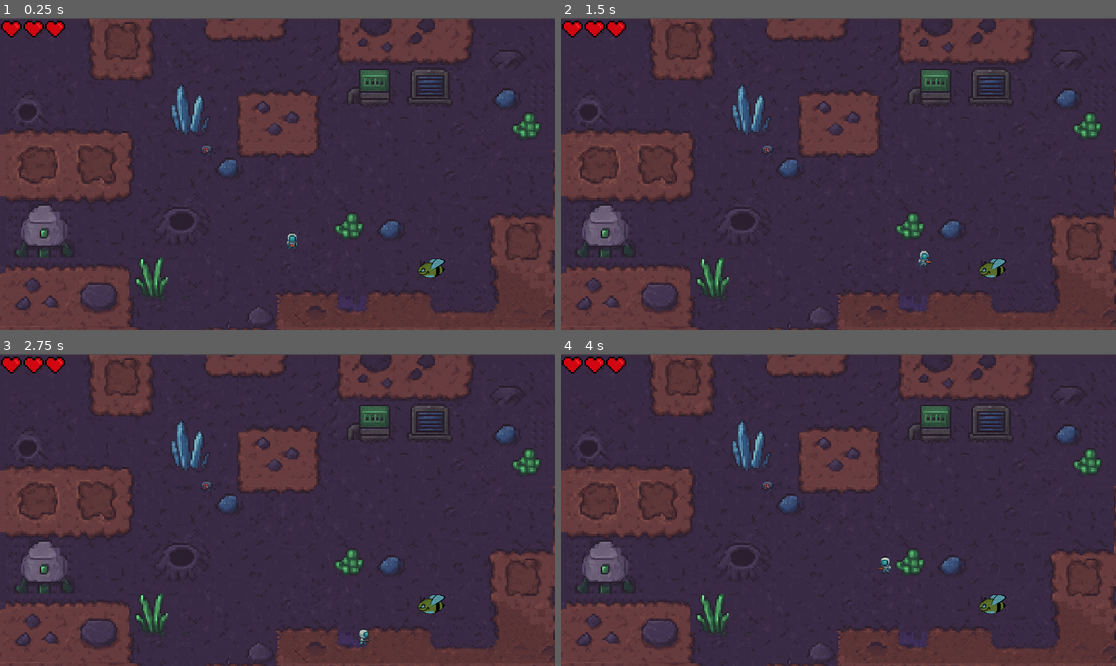
Above: before the commit, frames 1-4 (two rows, left to right).
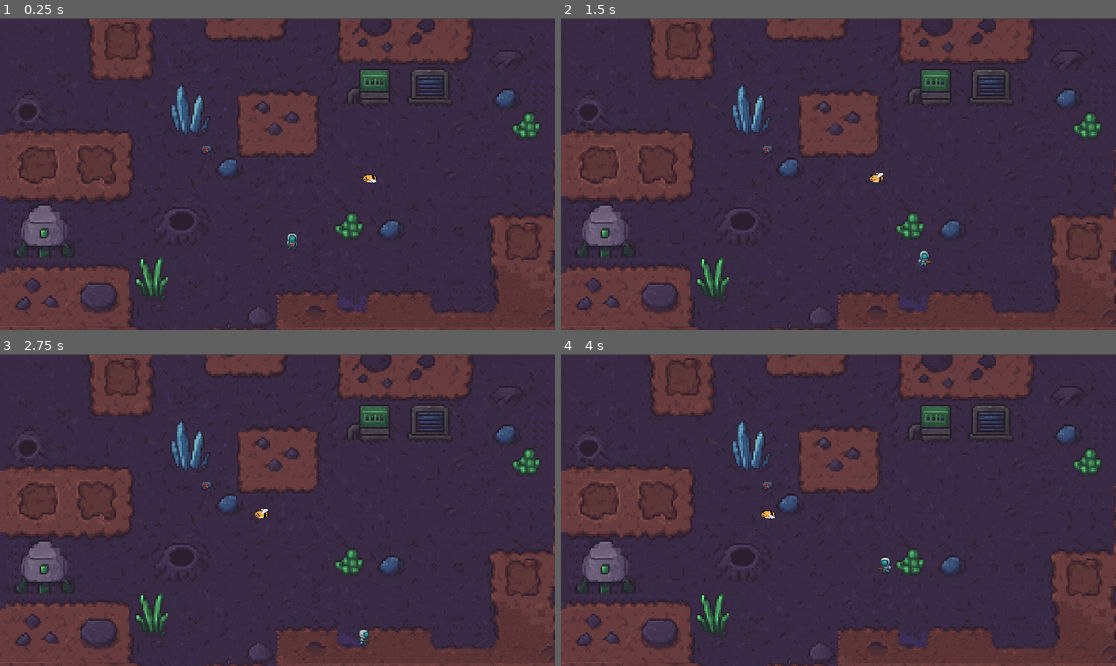
Above: after the commit, the same moments.

Repository: omid1313/13dt-top-down-game-project-
Game: Godot game, scene res://Mainscene.tscn
Same seed, same stepped clock (60 frames per second), same inputs: the game is played once before the commit and once after it.
Inputs:
- Up to frame 1 (0.25 s): no input
- Up to frame 2 (1.5 s): hold Right (right) 0.53-1.28 s; hold Down (down) from 1.28 s (still down)
- Up to frame 3 (2.75 s): release Down (down) at 2.03 s; hold Right (right) from 2.03 s (still down)
- Up to frame 4 (4 s): release Right (right) at 2.78 s; hold Up (up) 2.78-3.53 s; hold Left (left) from 3.53 s (still down)

The runs differ from the first frame. In frame 1, 0.7% of the frame differs, in the area x 0-81%, y 0-84%; in frame 2, 0.7%; in frame 3, 0.7%; in frame 4, 0.7%.

Commit message:
Development 5.0

Diff:
--- /dev/null
+++ b/Angry-bee.tscn
@@ -0,0 +1,65 @@
+[gd_scene load_steps=11 format=3 uid="uid://cdmjlpygikndp"]
+
+[ext_resource type="Texture2D" uid="uid://dxpvebijdc70p" path="res://Angry bee/1.png" id="1_5klv1"]
+[ext_resource type="Script" path="res://angry_bee.gd" id="1_ikjxy"]
+[ext_resource type="Texture2D" uid="uid://b2aov814sfo4c" path="res://Angry bee/2.png" id="2_fbfau"]
+[ext_resource type="Texture2D" uid="uid://d3wl4xeqw0xi1" path="res://Angry bee/3.png" id="3_658b6"]
+[ext_resource type="Texture2D" uid="uid://bknsqihwyaxw5" path="res://Angry bee/4.png" id="4_7p7gf"]
+[ext_resource type="Texture2D" uid="uid://bp2gwcecd1kf3" path="res://Angry bee/5.png" id="5_bu7ty"]
+[ext_resource type="Texture2D" uid="uid://dpmy82avqxhxr" path="res://Angry bee/6.png" id="6_xab4y"]
+
+[sub_resource type="RectangleShape2D" id="RectangleShape2D_l8p2r"]
+size = Vector2(28.5, 19)
+
+[sub_resource type="SpriteFrames" id="SpriteFrames_rr4bj"]
+animations = [{
+"frames": [{
+"duration": 1.0,
+"texture": ExtResource("4_7p7gf")
+}, {
+"duration": 1.0,
+"texture": ExtResource("5_bu7ty")
+}, {
+"duration": 1.0,
+"texture": ExtResource("2_fbfau")
+}, {
+"duration": 1.0,
+"texture": ExtResource("3_658b6")
+}, {
+"duration": 1.0,
+"texture": ExtResource("6_xab4y")
+}, {
+"duration": 1.0,
+"texture": ExtResource("1_5klv1")
+}],
+"loop": true,
+"name": &"default",
+"speed": 2.0
+}]
+
+[sub_resource type="RectangleShape2D" id="RectangleShape2D_v7qrp"]
+size = Vector2(28, 18)
+
+[node name="Angry bee" type="CharacterBody2D"]
+position = Vector2(278, 106)
+script = ExtResource("1_ikjxy")
+
+[node name="Area2D" type="Area2D" parent="."]
+position = Vector2(6, 3)
+
+[node name="CollisionShape2D" type="CollisionShape2D" parent="Area2D"]
+position = Vector2(-1, 1)
+shape = SubResource("RectangleShape2D_l8p2r")
+
+[node name="AnimatedSprite2D" type="AnimatedSprite2D" parent="."]
+position = Vector2(6, 3)
+scale = Vector2(0.0723684, 0.0695652)
+sprite_frames = SubResource("SpriteFrames_rr4bj")
+autoplay = "default"
+speed_scale = 5.0
+
+[node name="CollisionShape2D" type="CollisionShape2D" parent="."]
+position = Vector2(4, 4)
+shape = SubResource("RectangleShape2D_v7qrp")
+
+[connection signal="body_entered" from="Area2D" to="." method="_on_body_die_entered"]
--- a/Mainmenju.gd
+++ b/Mainmenju.gd
@@ -1,13 +1,13 @@
 extends Control
 
 
-func _on_button_pressed() -> void:
+func _on_Start_pressed() -> void:
 	get_tree().change_scene_to_file("res://Mainscene.tscn")
 
 
-func _on_button_2_pressed() -> void:
+func _on_Exit_pressed() -> void:
 	get_tree().quit()
 
 
-func _on_button_3_pressed() -> void:
+func _on_Options_pressed() -> void:
 	pass # Replace with function body.
--- a/Mainmenu.tscn
+++ b/Mainmenu.tscn
@@ -36,12 +36,12 @@
 theme_override_styles/panel = SubResource("StyleBoxTexture_dpwax")
 
 [node name="Button" type="Button" parent="Panel"]
-self_modulate = Color(0.1152, 0.72, 0.64944, 1)
+self_modulate = Color(0.207, 0.49575, 0.9, 1)
 layout_mode = 0
-offset_left = 457.0
-offset_top = 221.0
-offset_right = 694.0
-offset_bottom = 303.0
+offset_left = 433.0
+offset_top = 200.0
+offset_right = 727.0
+offset_bottom = 302.0
 theme_override_colors/font_hover_color = Color(0, 0, 0, 1)
 theme_override_colors/font_pressed_color = Color(0, 0, 0, 1)
 theme_override_colors/font_focus_color = Color(0, 0, 0, 1)
@@ -54,12 +54,12 @@
 text = "START GAME"
 
 [node name="Button3" type="Button" parent="Panel"]
-self_modulate = Color(0.1152, 0.72, 0.64944, 1)
+self_modulate = Color(0.207843, 0.494118, 0.901961, 1)
 layout_mode = 0
-offset_left = 460.0
-offset_top = 405.0
-offset_right = 697.0
-offset_bottom = 487.0
+offset_left = 436.0
+offset_top = 429.0
+offset_right = 727.0
+offset_bottom = 523.0
 theme_override_colors/font_hover_color = Color(0, 0, 0, 1)
 theme_override_colors/font_pressed_color = Color(0, 0, 0, 1)
 theme_override_colors/font_focus_color = Color(0, 0, 0, 1)
@@ -72,12 +72,12 @@
 text = "EXIT"
 
 [node name="Button2" type="Button" parent="Panel"]
-self_modulate = Color(0.1152, 0.72, 0.64944, 1)
+self_modulate = Color(0.207843, 0.494118, 0.901961, 1)
 layout_mode = 0
-offset_left = 460.0
-offset_top = 313.0
-offset_right = 697.0
-offset_bottom = 395.0
+offset_left = 435.0
+offset_top = 316.0
+offset_right = 726.0
+offset_bottom = 415.0
 theme_override_colors/font_hover_color = Color(0, 0, 0, 1)
 theme_override_colors/font_pressed_color = Color(0, 0, 0, 1)
 theme_override_colors/font_focus_color = Color(0, 0, 0, 1)
@@ -91,10 +91,10 @@
 
 [node name="Label" type="Label" parent="."]
 layout_mode = 0
-offset_left = 282.0
-offset_top = -56.0
-offset_right = 895.0
-offset_bottom = 145.0
+offset_left = 291.0
+offset_top = -29.0
+offset_right = 904.0
+offset_bottom = 172.0
 theme_override_colors/font_color = Color(0, 0.811765, 1, 1)
 theme_override_colors/font_shadow_color = Color(0, 0, 0, 1)
 theme_override_font_sizes/font_size = 80
--- a/Mainscene.tscn
+++ b/Mainscene.tscn
@@ -1,11 +1,10 @@
-[gd_scene load_steps=7 format=3 uid="uid://b37n0ai5f062r"]
+[gd_scene load_steps=6 format=3 uid="uid://b37n0ai5f062r"]
 
 [ext_resource type="PackedScene" uid="uid://b5h2pri2rlto6" path="res://Player/player.tscn" id="1_ssqj7"]
 [ext_resource type="PackedScene" uid="uid://dqm4f2rv3i257" path="res://Tile maps/Space tile map.tscn" id="2_tec8p"]
 [ext_resource type="PackedScene" uid="uid://b0v2wre34urkn" path="res://Enemy.tscn" id="3_pi5ph"]
 [ext_resource type="PackedScene" uid="uid://dc6iro07ubuxl" path="res://Fire/fire.tscn" id="4_y6owr"]
-[ext_resource type="Texture2D" uid="uid://d03jmup7xfvje" path="res://Player/Sprite/1.png" id="5_bkeb6"]
-[ext_resource type="Texture2D" uid="uid://buc5fjgfe1xox" path="res://Player/Sprite/Health bar.png" id="6_uaink"]
+[ext_resource type="PackedScene" uid="uid://cdmjlpygikndp" path="res://Angry-bee.tscn" id="5_n5bft"]
 
 [node name="Mainscene" type="Node2D"]
 position = Vector2(-52, -52)
@@ -35,35 +34,5 @@
 [node name="Fire3" parent="." instance=ExtResource("4_y6owr")]
 position = Vector2(428, 464)
 
-[node name="1" type="Sprite2D" parent="."]
-modulate = Color(0.361761, 0.654764, 0.68781, 1)
-self_modulate = Color(0.976683, 0.956552, 0.98837, 1)
-position = Vector2(1331, 300)
-scale = Vector2(0.135965, 0.134783)
-texture = ExtResource("5_bkeb6")
-
-[node name="3" type="Sprite2D" parent="."]
-modulate = Color(0.361761, 0.654764, 0.68781, 1)
-self_modulate = Color(0.976683, 0.956552, 0.98837, 1)
-position = Vector2(948, 573)
-scale = Vector2(0.135965, 0.134783)
-texture = ExtResource("5_bkeb6")
-
-[node name="4" type="Sprite2D" parent="."]
-modulate = Color(0.361761, 0.654764, 0.68781, 1)
-self_modulate = Color(0.976683, 0.956552, 0.98837, 1)
-position = Vector2(1565, 750)
-scale = Vector2(0.135965, 0.134783)
-texture = ExtResource("5_bkeb6")
-
-[node name="2" type="Sprite2D" parent="."]
-modulate = Color(0.361761, 0.654764, 0.68781, 1)
-self_modulate = Color(0.976683, 0.956552, 0.98837, 1)
-position = Vector2(1331, 215)
-scale = Vector2(0.135965, 0.134783)
-texture = ExtResource("5_bkeb6")
-
-[node name="HealthBar" type="Sprite2D" parent="."]
-position = Vector2(119, 76)
-scale = Vector2(-0.100969, 0.0950096)
-texture = ExtResource("6_uaink")
+[node name="Angry bee" parent="." instance=ExtResource("5_n5bft")]
+position = Vector2(837, 381)
--- a/Player/script/player.gd
+++ b/Player/script/player.gd
@@ -54,3 +54,7 @@
 		return "up"
 	else:
 		return "side"
+
+func _die() -> void:
+# When player touches the bees than dies.
+	get_tree().reload_current_scene()
--- a/Tile maps/Space tile map.tscn
+++ b/Tile maps/Space tile map.tscn
@@ -3836,6 +3836,7 @@
 46:55/0 = 0
 46:55/0/physics_layer_0/polygon_0/points = PackedVector2Array(-8, -8, -8, 8, 6.875, 8, 8, -8)
 47:55/0 = 0
+47:55/0/physics_layer_0/polygon_0/points = PackedVector2Array(-8, -8, 8, -8, 8, 8, -8, 8)
 48:55/0 = 0
 49:55/0 = 0
 50:55/0 = 0
--- /dev/null
+++ b/angry_bee.gd
@@ -0,0 +1,45 @@
+extends CharacterBody2D
+
+@export var speed: float = 90.0
+@export var direction: int = -1                  # start moving left
+@export var anim_name: StringName = "fly"        # animation name
+@export var sprite_faces_right: bool = false     # false = sprite faces left by default
+
+@onready var sprite: AnimatedSprite2D = $AnimatedSprite2D
+
+func _ready() -> void:
+	# Ensure direction is valid
+	if direction >= 0:
+		direction = 1
+	else:
+		direction = -1
+
+	# Start animation
+	if sprite and anim_name != "":
+		sprite.play(anim_name)
+
+func _physics_process(delta: float) -> void:
+	# Move horizontally
+	velocity.x = speed * direction
+	velocity.y = 0.0
+	move_and_slide()
+
+	# Reverse direction when hitting a wall
+	if is_on_wall():
+		direction *= -1  # correctly reverse
+		position.x += 2.0 * direction  # small push to prevent sticking
+
+	# Flip sprite to face correct direction
+	if sprite_faces_right:
+		sprite.flip_h = direction < 0
+	else:
+		sprite.flip_h = direction > 0
+
+	# Keep animation playing
+	if sprite and not sprite.is_playing():
+		sprite.play(anim_name)
+
+# Kill body on collision (connect Area2D -> body_entered -> this function)
+func _on_body_die_entered(body: Node) -> void:
+	if body.has_method("_die"):
+		body._die()
Renamed: Player/Sprite/1.png -> Angry bee/1.png
Not shown, changed: Angry bee/1.png.import
Binary file added: Angry bee/2.png
Not shown, added: Angry bee/2.png.import
Binary file added: Angry bee/3.png
Not shown, added: Angry bee/3.png.import
Binary file added: Angry bee/4.png
Not shown, added: Angry bee/4.png.import
Binary file added: Angry bee/5.png
Not shown, added: Angry bee/5.png.import
Binary file added: Angry bee/6.png
Not shown, added: Angry bee/6.png.import
